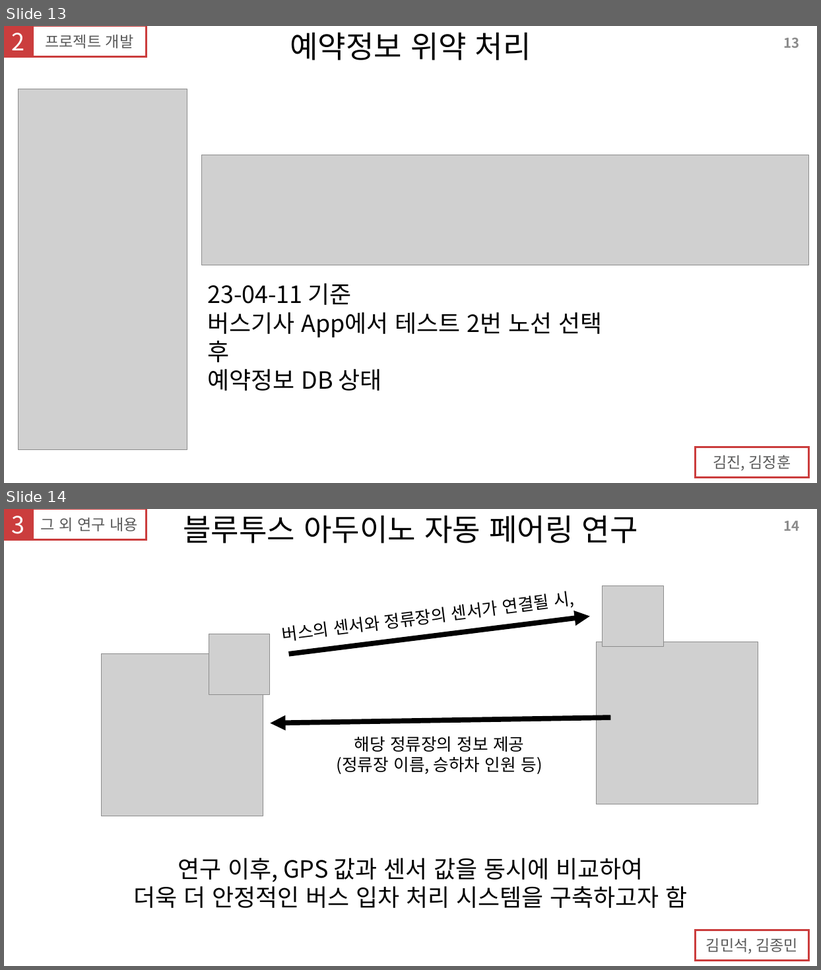
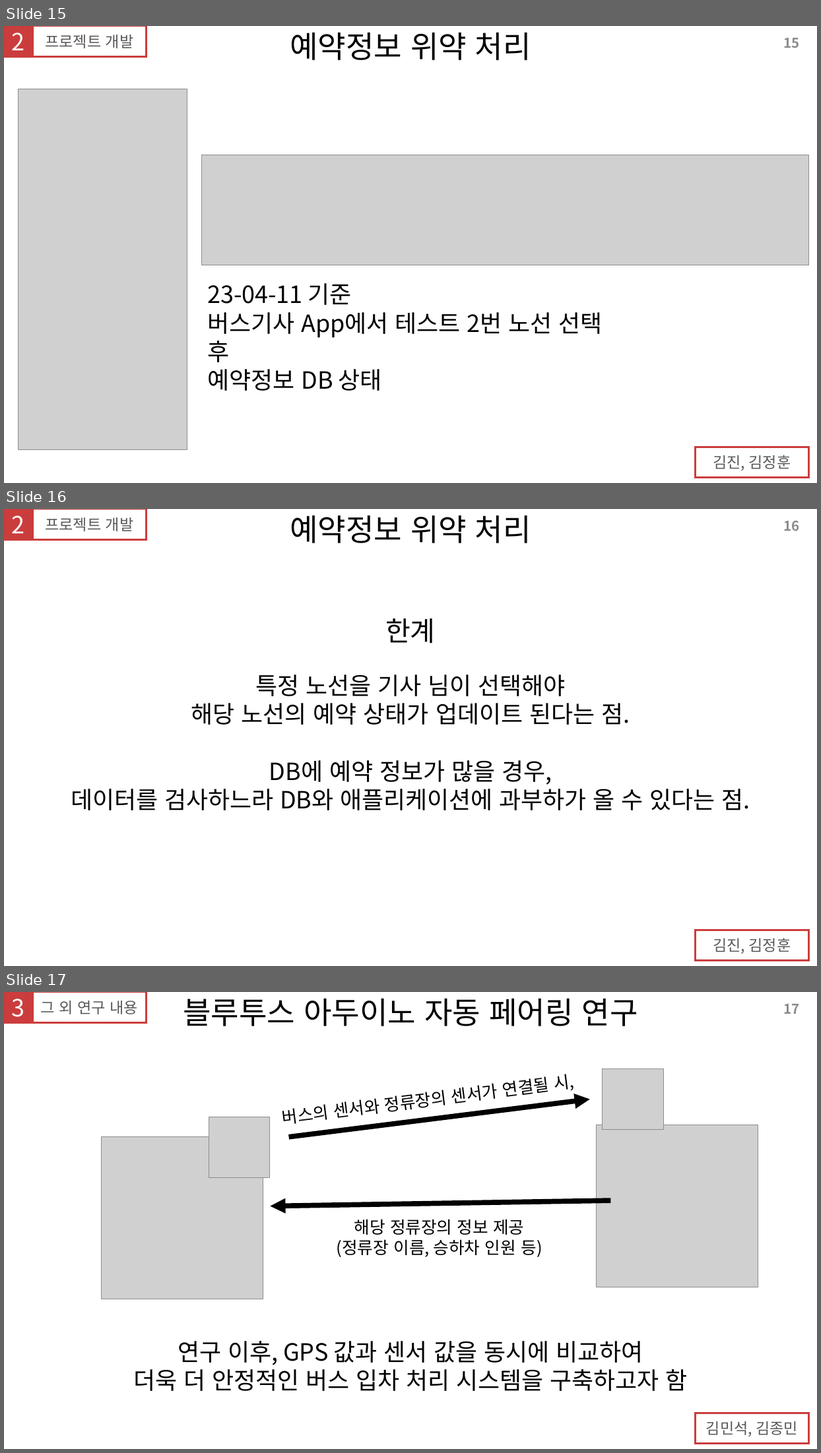
Before and after one commit to JiniStory123/SchoolBusCliker, a slide deck: OtherFiles/23_7주차_캡스톤디자인_발표자료/23_7주차_캡스톤디자인_발표자료_1안.pptx. Shown one above the other, each under a label of ours: slides 13 and 14 before the commit, slides 15, 16 and 17 after it. The pictures are 821x970 and 821x1453 pixels, drawn with LibreOffice and Linux fonts; fonts in the diff are those of the drawing; grey boxes stand for pictures. Boxes give left, top, right and bottom in pixels: in the first picture for what was removed or moved away, otherwise in the second. Text is boxed around its words. In the diff, an @@ line names an element or a change of style, - is before the commit and + after.

Commit message:
date : 23-04-12 // 발표자료 업데이트

```diff
--- a/OtherFiles/23_7주차_캡스톤디자인_발표자료/23_7주차_캡스톤디자인_발표자료_1안.pptx
+++ b/OtherFiles/23_7주차_캡스톤디자인_발표자료/23_7주차_캡스톤디자인_발표자료_1안.pptx
@@ slide 16 added at [4, 509, 817, 966], background #FFFFFF @@
@@ rectangle added at [4, 509, 146, 540], outline #CB3D3D 2.25 pt @@
@@ rectangle added at [4, 509, 32, 540], fill #CB3D3D, outline #CB3D3D 2.25 pt, 28 pt, text #FFFFFF @@
+2
@@ text added at [45, 518, 134, 531], 18 pt, text #595959 @@
+프로젝트 개발
@@ text added at [290, 515, 531, 543], 36 pt, text #000000 @@
+예약정보 위약 처리
@@ page number added at [783, 520, 799, 531], 16 pt, text #8C8C8C, bold @@
+16
@@ text added at [71, 619, 750, 811], 28 pt, text #000000 @@
+한계
+특정 노선을 기사 님이 선택해야
+해당 노선의 예약 상태가 업데이트 된다는 점.
+DB에 예약 정보가 많을 경우,
+데이터를 검사하느라 DB와 애플리케이션에 과부하가 올 수 있다는 점.
@@ rectangle added at [696, 931, 809, 962], outline #CB3D3D 2.25 pt @@
@@ text added at [713, 938, 791, 954], 18 pt, text #595959 @@
+김진, 김정훈
@@ what was slide 13 is now slide 15 @@
@@ page number at [783, 38, 799, 48]: text changed @@
-13
+15
@@ what was slide 14 is now slide 17 @@
@@ page number at [783, 1004, 799, 1014]: text changed @@
-14
+17
```
Also in this commit, not shown: 1 slide changed, 3 other slides added, 1 slide removed.
